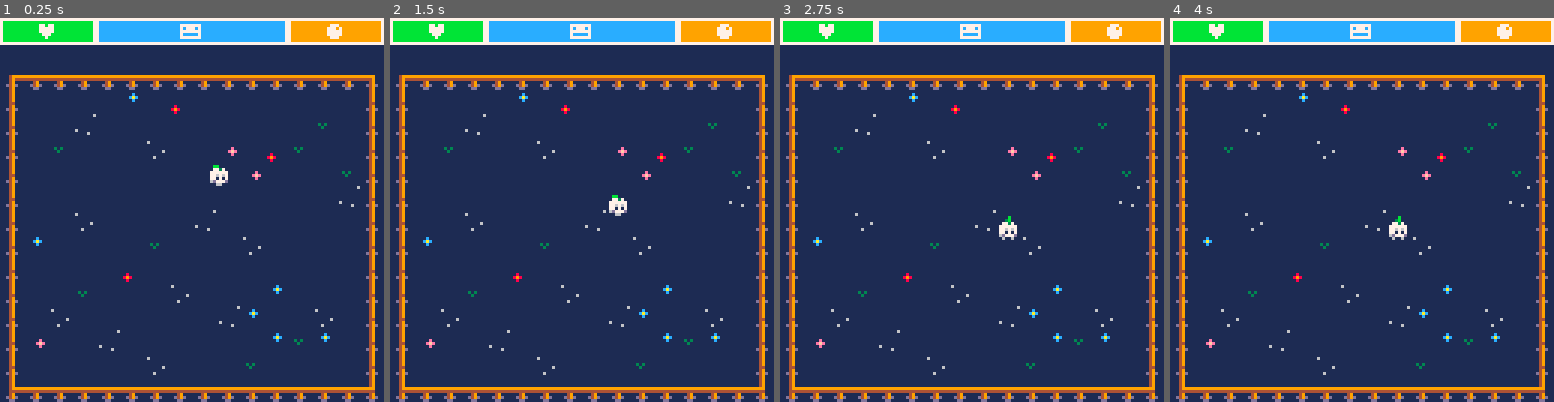
Above: before the commit, frames 1-4 (left to right).
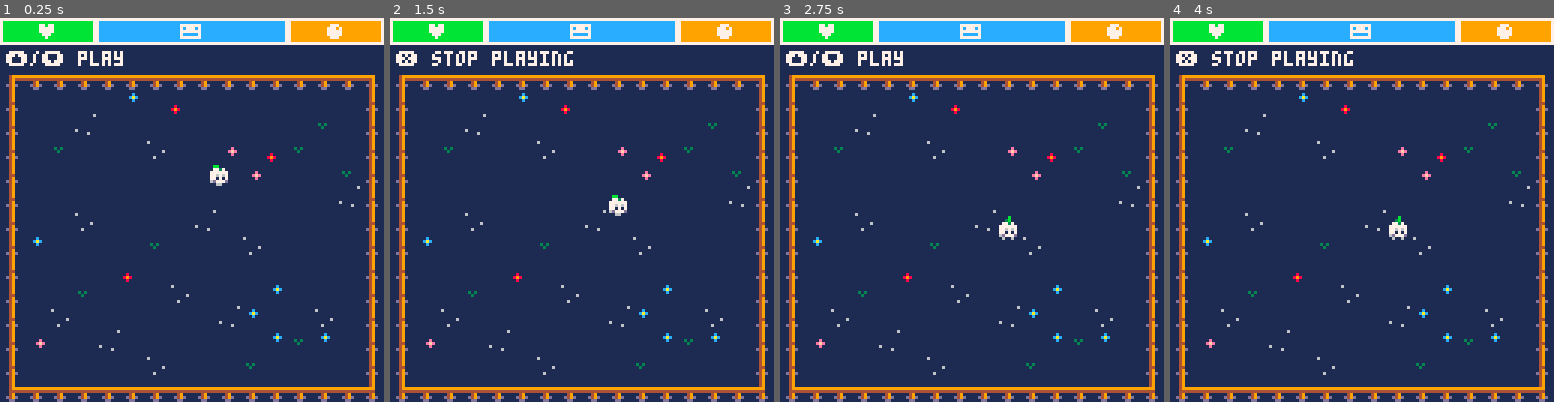
Above: after the commit, the same moments.

Repository: Skylarity/turnip-tot
Game: PICO-8 cartridge turnip-tot.p8
The game is run twice, just before and just after one commit, with the same random seed, the same clock (stepped at 60 frames per second) and the same inputs.
Inputs:
- Up to frame 1 (0.25 s): no input
- Up to frame 2 (1.5 s): tap O (Z key) at 0.33, 0.7, 1.43 s; tap X (X key) at 1.07 s
- Up to frame 3 (2.75 s): tap X (X key) at 2.07, 2.4, 2.73 s; tap O (Z key) at 2.22 s; hold Down from 2.42 s (still down)
- Up to frame 4 (4 s): release Down at 2.82 s; tap X (X key) at 3.07, 3.4, 3.73 s; tap O (Z key) at 3.1, 3.98 s; hold Up from 3.58 s (still down)

The runs differ from the first frame. In frame 1, 0.6% of the frame differs, in the area x 1-33%, y 8-13%; in frame 2, 0.8%, in the area x 1-48%, y 8-13%; in frame 3, 0.6%; in frame 4, 0.8%.

Commit message:
Got player state basics working

Diff:
--- a/turnip-tot.p8
+++ b/turnip-tot.p8
@@ -9,6 +9,7 @@
 room = {x=1, y=1} --0,0 is bg
 objects = {}
 classes = {}
+player = nil
 tot = nil
 
 bg_color = 1
@@ -120,6 +121,9 @@
 	-- initialize ui --
 	ui_init()
 
+	-- initialize player --
+	player = init_obj(player,64,64)
+
 	-- initialize tot --
 	local init_spot = get_rnd_tot_spot(64,64)
 	tot = init_obj(turnip_tot,init_spot.x,init_spot.y)
@@ -177,78 +181,82 @@
 }
 
 turnip_tot = {
-	--game loop
-	init=function(this)
-		-- stats --
-		this.age = 1 -- 0 or 1
-		this.hpmax = 255
-		this.hp = this.hpmax
-		this.moodmax = 255
-		this.mood = this.moodmax
-		this.hungermax = 255
-		this.hunger = this.hungermax
-		this.hungerrate = 0.01
-
-		-- get saved data --
-		if saved == 1 then
-			this.age = dget(save_age)
-			this.hp = dget(save_hp)
-			this.mood = dget(save_mood)
-			this.hunger = dget(save_hunger)
-		end
-
-		-- gfx --
-		this.spr = this.age==0 and 3 or 4
-		this.spr_off = 0
-
-		-- movement --
-		this.moving = false
-		this.spd = 0.25
-		this.target = {x=this.x,y=this.y}
-		this.mv_cntdwn = 0
-	end,
-	update=function(this)
-		-- movement --
-		if this.x < this.target.x then
-			this.flip.x = false
-			this.x += this.spd
-		elseif this.x > this.target.x then
-			this.flip.x = true
-			this.x -= this.spd
-		end
-		if this.y < this.target.y then
-			this.y += this.spd
-		elseif this.y > this.target.y then
-			this.y -= this.spd
-		end
-		this.moving = this.x!=this.target.x or this.y!=this.target.y
-
+init=function(this)
+	-- stats --
+	this.age = 1 -- 0 or 1
+	this.hpmax = 255
+	this.hp = this.hpmax
+	this.happymax = 255
+	this.mood = "happy"
+	this.happy = this.happymax
+	this.hungermax = 255
+	this.hunger = this.hungermax
+	this.hungerrate = 0.01
+
+	-- get saved data --
+	if saved == 1 then
+		this.age = dget(save_age)
+		this.hp = dget(save_hp)
+		this.mood = dget(save_mood)
+		this.happy = dget(save_happy)
+		this.hunger = dget(save_hunger)
+	end
+
+	-- gfx --
+	this.spr = this.age==0 and 3 or 4
+	this.spr_off = 0
+
+	-- movement --
+	this.roam = true
+	this.moving = false
+	this.spd = 0.25
+	this.target = {x=this.x,y=this.y}
+	this.mv_cntdwn = 0
+end,
+update=function(this)
+	-- movement --
+	if this.x < this.target.x then
+		this.flip.x = false
+		this.x += this.spd
+	elseif this.x > this.target.x then
+		this.flip.x = true
+		this.x -= this.spd
+	end
+	if this.y < this.target.y then
+		this.y += this.spd
+	elseif this.y > this.target.y then
+		this.y -= this.spd
+	end
+	this.moving = this.x!=this.target.x or this.y!=this.target.y
+
+	if this.roam then
 		this.mv_cntdwn -= 1
 		if this.mv_cntdwn <= 0 then
 			this.mv_cntdwn = rnd(200)+50
 			this.target = get_rnd_tot_spot(this.x,this.y)
 		end
-
-		-- hunger --
-		this.hunger -= this.hungerrate
-	end,
-	draw=function(this)
-		this.spr_off += 0.25
-		if this.age == 0 then
-			if this.moving then
-				this.spr = 19+this.spr_off%2
-			else
-				this.spr = 3
-			end
+	end
+
+	-- hunger --
+	this.hunger -= this.hungerrate
+end,
+draw=function(this)
+	this.spr_off += 0.25
+	if this.age == 0 then
+		if this.moving then
+			this.spr = 19+this.spr_off%2
 		else
-			if this.moving then
-				this.spr = 16+this.spr_off%3
-			else
-				this.spr = 4
-			end
+			this.spr = 3
 		end
-		spr(this.spr,this.x,this.y,1,1,this.flip.x,this.flip.y)
-	end
+	else
+		if this.moving then
+			this.spr = 16+this.spr_off%3
+		else
+			this.spr = 4
+		end
+	end
+	spr(this.spr,this.x,this.y,1,1,this.flip.x,this.flip.y)
+end
 }
 add(classes,turnip_tot)
 
@@ -289,15 +297,15 @@
 		hp_clrbg,hp_clrfg,
 		"♥")
 	--mood
-	local md_clrbg = tot.hp < tot.hpmax / 2 and bad_bg or 1
-	local md_clrfg = tot.hp < tot.hpmax / 2 and bad_fg or 12
+	local hy_clrbg = tot.happy < tot.happymax / 2 and bad_bg or 1
+	local hy_clrfg = tot.happy < tot.happymax / 2 and bad_fg or 12
 	ui_bar(32,0,63,
-		tot.moodmax,tot.mood,
-		md_clrbg,md_clrfg,
+		tot.happymax,tot.happy,
+		hy_clrbg,hy_clrfg,
 		"😐")
 	--hunger
-	local hg_clrbg = tot.hp < tot.hpmax / 2 and bad_bg or 4
-	local hg_clrfg = tot.hp < tot.hpmax / 2 and bad_fg or 9
+	local hg_clrbg = tot.hunger < tot.hungermax / 2 and bad_bg or 4
+	local hg_clrfg = tot.hunger < tot.hungermax / 2 and bad_fg or 9
 	ui_bar(96,0,31,
 		tot.hungermax,tot.hunger,
 		hg_clrbg,hg_clrfg,
@@ -323,6 +331,113 @@
 	rect(x,y,x+w,y+8,7)
 	--label
 	print(txt,x+(w/2)-3,y+2,7)
+end
+-->8
+-- player --
+------------
+
+player = {
+init=function(p)
+	init_state(p_states[1],p)
+end,
+update=function(p)
+	if p.state.update != nil then
+		p.state.update(p)
+	end
+end,
+draw=function(p)
+	if p.state.draw != nil then
+		p.state.draw(p)
+	end
+end
+}
+add(classes,player)
+
+function init_state(state,p)
+	p.state = state
+	if p.state.init != nil then
+		p.state.init(p)
+	end
+end
+
+p_states = {
+--█ 1 - idle █--
+{
+name="idle",
+init=function(p)
+	p.cur_sel = 2
+end,
+update=function(p)
+	if btnp(⬆️) then p.cur_sel-=1 end
+	if btnp(⬇️) then p.cur_sel+=1 end
+	p.cur_sel = mid(2,p.cur_sel,5)
+	if btnp(🅾️) then
+		init_state(p_states[p.cur_sel],p)
+	end
+end,
+draw=function(p)
+	print("⬆️/⬇️ "..p_states[p.cur_sel].name,
+			2,11,7)
+end
+},
+--█ 2 - play █--
+{
+name="play",
+init=function(p)
+end,
+update=function(p)
+	to_idle_state(p)
+end,
+draw=function(p)
+	draw_back("playing")
+end
+},
+--█ 3 - feed █--
+{
+name="feed",
+init=function(p)
+end,
+update=function(p)
+	to_idle_state(p)
+end,
+draw=function(p)
+	draw_back("feeding")
+end
+},
+--█ 4 - tidy █--
+{
+name="tidy",
+init=function(p)
+end,
+update=function(p)
+	to_idle_state(p)
+end,
+draw=function(p)
+	draw_back("tidying")
+end
+},
+--█ 5 - cure █--
+{
+name="cure",
+init=function(p)
+end,
+update=function(p)
+	to_idle_state(p)
+end,
+draw=function(p)
+	draw_back("curing")
+end
+}
+}
+
+function to_idle_state(p)
+	if btnp(❎) then
+		init_state(p_states[1],p)
+	end
+end
+
+function draw_back(action)
+	print("❎ stop "..action,2,11,7)
 end
 __gfx__
 000000000000000000000000000000000000b0000000000000000000000000000000000000000000000000060000000000000000000000000000000000000000
Not shown, changed: gdd.md
